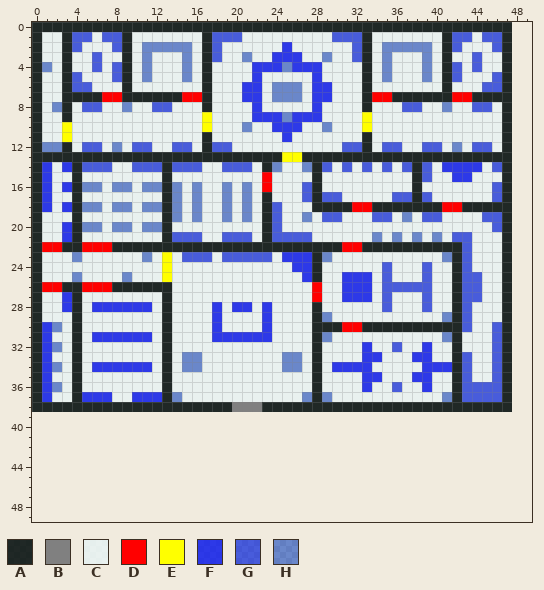
Two states of a pixel-art sprite, EvacuationSimulation/Assets/Resources/Maps/BiggerMap.png. Above, as it was before the edit.
The file is 48x39 pixels. The old version is drawn lined up with the new one, on the new canvas.
Palette (. is transparent): A #000000c9  B #808080  C #ffffffc9  D #ff0000  E #ffff00  F #0000ffb2  G #0000ff84  H #0000ff4a
And afterwards:
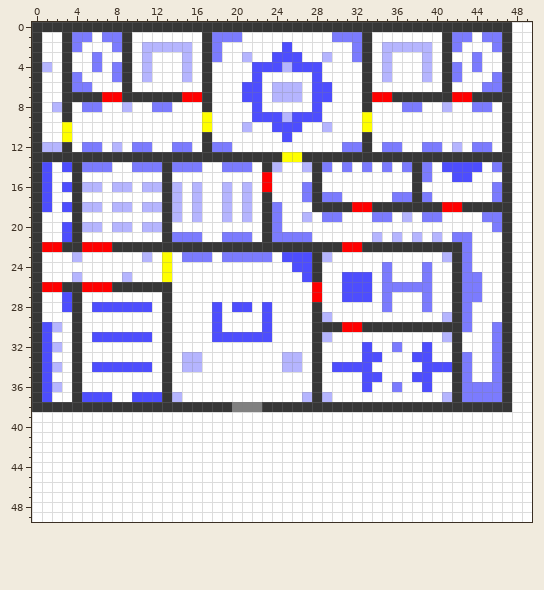
Message: Fixed error in reading colors, made the bigger map square
From old to new:
canvas 48x39 -> 50x50
@@ palette @@
-A #000000c9
+A #363636
-C #ffffffc9
+C #ffffff
-F #0000ffb2
+F #4d4dff
-G #0000ff84
+G #7b7bff
-H #0000ff4a
+H #b5b5ff
@@ x 0..49 @@
- 0 AAAAAAAAAAAAAAAAAAAAAAAAAAAAAAAAAAAAAAAAAAAAAAAA..
- 1 ACCAGGCGGACCCCCCCAGGGCCCCCCCCCGGGACCCCCCCAGGCGGA..
- 2 ACCAGCCCGACHHHHHCAGCCCCCCFCCCCCCGACHHHHHCAGCCCGA..
- 3 ACCACCGCCACHCCCHCAGCCHCCFFFCCHCCGACHCCCHCACCGCCA..
- 4 AHCACCGCGACHCCCHCACCCCFFFHFFFCCCCACHCCCHCAGCGCCA..
- 5 ACCAGCCCGACHCCCHCACCCCFCCCCCFCCCCACHCCCHCAGCCCGA..
- 6 ACCAGGCCCACCCCCCCACCCFFCHHHCFFCCCACCCCCCCACCCGGA..
- 7 ACCAAAADDAAAAAADDACCCFFCHHHCFFCCCADDAAAAAADDAAAA..
- 8 ACHACGGCCHCCGGCCCACCCCFCCCCCFCCCCACCCGGCCHCCGGCA..
- 9 ACCACCCCCCCCCCCCCECCCCFFFHFFFCCCCECCCCCCCCCCCCCA..
-10 ACCECCCCCCCCCCCCCECCCHCCFFFCCHCCCECCCCCCCCCCCCCA..
-11 ACCECCCCCCCCCCCCCACCCCCCCFCCCCCCCACCCCCCCCCCCCCA..
-12 AHHACGGCHCGGCCGGCAGGCCCCCCCCCCCGGACGGCCGGCHCGGCA..
-13 AAAAAAAAAAAAAAAAAAAAAAAAAEEAAAAAAAAAAAAAAAAAAAAA..
-14 AFCFAGGGCCGGGAGGGCCGGGCAHCCHAGCGCGCGCGAGCFFFFCGA..
-15 AFCCACCCCCCCCACCCCCCCCCDCCCCACCCCCCCCCAGCCFFCCCA..
-16 AFCFAHHCHHCHHAHCHCCHCHCDCCCGACCCCCCCCCACCCCCCCGA..
-17 AFCCACCCCCCCCAHCHCCHCHCACCCGAGGCCCCCGGAGCCCCCCGA..
-18 AFCFAHHCHHCHHAHCHCCHCHCAGCCCAAAADDAAAAAAADDAAAAA..
-19 ACCCACCCCCCCCAHCHCCHCHCAGCCHCGGCCCGGCHCGGCCCCGGA..
-20 ACCFAHHCHHCHHACCCCCCCCCAGCCCCCCCCCCCCCCCCCCCCCGA..
-21 ACCFACCCCCCCCAGGGCCGGGCAGGGGCCCCCCHCHCHCHCGGCCCA..
-22 ADDAADDDAAAAAAAAAAAAAAAAAAAAAAADDAAAAAAAAAAGCCCA..
-23 ACCCHCCCCCCHCECGGGCGGGGGCFFFAHCCCCCCCCCCCHAGCCCA..
-24 ACCCCCCCCCCCCECCCCCCCCCCCCFFACCCCCCGCCCGCCAGCCCA..
-25 ACCCHCCCCHCCCECCCCCCCCCCCCCFACCFFFCGCCCGCCAGGCCA..
-26 ADDAADDDAAAAAACCCCCCCCCCCCCCDCCFFFCGGGGGCCAGGCCA..
-27 ACCFACCCCCCCCACCCCCCCCCCCCCCDCCFFFCGCCCGCCAGGCCA..
-28 ACCFACFFFFFFCACCCCFCFFCFCCCCACCCCCCGCCCGCCAGCCCA..
-29 ACCCACCCCCCCCACCCCFCCCCFCCCCAHCCCCCCCCCCCHAGCCCA..
-30 AFHCACCCCCCCCACCCCFCCCCFCCCCAAADDAAAAAAAAAAGCCGA..
-31 AFCCACFFFFFFCACCCCFFFFFFCCCCAHCCCCCCCCCCCHACCCGA..
-32 AFHCACCCCCCCCACCCCCCCCCCCCCCACCCCFCCGCCFCCACCCGA..
-33 AFCCACCCCCCCCACHHCCCCCCCCHHCACCCCFFCCCFFCCAGCCGA..
-34 AFHCACFFFFFFCACHHCCCCCCCCHHCACFFFFCCCCCFFFAGCCGA..
-35 AFCCACCCCCCCCACCCCCCCCCCCCCCACCCCFFCCCFFCCAGCCGA..
-36 AFHCACCCCCCCCACCCCCCCCCCCCCCACCCCFCCGCCFCCAGGGGA..
-37 AFCCAFFFCCFFFAHCCCCCCCCCCCCHAHCCCCCCCCCCCHAGGGGA..
-38 AAAAAAAAAAAAAAAAAAAABBBAAAAAAAAAAAAAAAAAAAAAAAAA..
-39 ..................................................
-40 ..................................................
-41 ..................................................
-42 ..................................................
-43 ..................................................
-44 ..................................................
-45 ..................................................
-46 ..................................................
-47 ..................................................
-48 ..................................................
-49 ..................................................
+ 0 AAAAAAAAAAAAAAAAAAAAAAAAAAAAAAAAAAAAAAAAAAAAAAAACC
+ 1 ACCAGGCGGACCCCCCCAGGGCCCCCCCCCGGGACCCCCCCAGGCGGACC
+ 2 ACCAGCCCGACHHHHHCAGCCCCCCFCCCCCCGACHHHHHCAGCCCGACC
+ 3 ACCACCGCCACHCCCHCAGCCHCCFFFCCHCCGACHCCCHCACCGCCACC
+ 4 AHCACCGCGACHCCCHCACCCCFFFHFFFCCCCACHCCCHCAGCGCCACC
+ 5 ACCAGCCCGACHCCCHCACCCCFCCCCCFCCCCACHCCCHCAGCCCGACC
+ 6 ACCAGGCCCACCCCCCCACCCFFCHHHCFFCCCACCCCCCCACCCGGACC
+ 7 ACCAAAADDAAAAAADDACCCFFCHHHCFFCCCADDAAAAAADDAAAACC
+ 8 ACHACGGCCHCCGGCCCACCCCFCCCCCFCCCCACCCGGCCHCCGGCACC
+ 9 ACCACCCCCCCCCCCCCECCCCFFFHFFFCCCCECCCCCCCCCCCCCACC
+10 ACCECCCCCCCCCCCCCECCCHCCFFFCCHCCCECCCCCCCCCCCCCACC
+11 ACCECCCCCCCCCCCCCACCCCCCCFCCCCCCCACCCCCCCCCCCCCACC
+12 AHHACGGCHCGGCCGGCAGGCCCCCCCCCCCGGACGGCCGGCHCGGCACC
+13 AAAAAAAAAAAAAAAAAAAAAAAAAEEAAAAAAAAAAAAAAAAAAAAACC
+14 AFCFAGGGCCGGGAGGGCCGGGCAHCCHAGCGCGCGCGAGCFFFFCGACC
+15 AFCCACCCCCCCCACCCCCCCCCDCCCCACCCCCCCCCAGCCFFCCCACC
+16 AFCFAHHCHHCHHAHCHCCHCHCDCCCGACCCCCCCCCACCCCCCCGACC
+17 AFCCACCCCCCCCAHCHCCHCHCACCCGAGGCCCCCGGAGCCCCCCGACC
+18 AFCFAHHCHHCHHAHCHCCHCHCAGCCCAAAADDAAAAAAADDAAAAACC
+19 ACCCACCCCCCCCAHCHCCHCHCAGCCHCGGCCCGGCHCGGCCCCGGACC
+20 ACCFAHHCHHCHHACCCCCCCCCAGCCCCCCCCCCCCCCCCCCCCCGACC
+21 ACCFACCCCCCCCAGGGCCGGGCAGGGGCCCCCCHCHCHCHCGGCCCACC
+22 ADDAADDDAAAAAAAAAAAAAAAAAAAAAAADDAAAAAAAAAAGCCCACC
+23 ACCCHCCCCCCHCECGGGCGGGGGCFFFAHCCCCCCCCCCCHAGCCCACC
+24 ACCCCCCCCCCCCECCCCCCCCCCCCFFACCCCCCGCCCGCCAGCCCACC
+25 ACCCHCCCCHCCCECCCCCCCCCCCCCFACCFFFCGCCCGCCAGGCCACC
+26 ADDAADDDAAAAAACCCCCCCCCCCCCCDCCFFFCGGGGGCCAGGCCACC
+27 ACCFACCCCCCCCACCCCCCCCCCCCCCDCCFFFCGCCCGCCAGGCCACC
+28 ACCFACFFFFFFCACCCCFCFFCFCCCCACCCCCCGCCCGCCAGCCCACC
+29 ACCCACCCCCCCCACCCCFCCCCFCCCCAHCCCCCCCCCCCHAGCCCACC
+30 AFHCACCCCCCCCACCCCFCCCCFCCCCAAADDAAAAAAAAAAGCCGACC
+31 AFCCACFFFFFFCACCCCFFFFFFCCCCAHCCCCCCCCCCCHACCCGACC
+32 AFHCACCCCCCCCACCCCCCCCCCCCCCACCCCFCCGCCFCCACCCGACC
+33 AFCCACCCCCCCCACHHCCCCCCCCHHCACCCCFFCCCFFCCAGCCGACC
+34 AFHCACFFFFFFCACHHCCCCCCCCHHCACFFFFCCCCCFFFAGCCGACC
+35 AFCCACCCCCCCCACCCCCCCCCCCCCCACCCCFFCCCFFCCAGCCGACC
+36 AFHCACCCCCCCCACCCCCCCCCCCCCCACCCCFCCGCCFCCAGGGGACC
+37 AFCCAFFFCCFFFAHCCCCCCCCCCCCHAHCCCCCCCCCCCHAGGGGACC
+38 AAAAAAAAAAAAAAAAAAAABBBAAAAAAAAAAAAAAAAAAAAAAAAACC
+39 CCCCCCCCCCCCCCCCCCCCCCCCCCCCCCCCCCCCCCCCCCCCCCCCCC
+40 CCCCCCCCCCCCCCCCCCCCCCCCCCCCCCCCCCCCCCCCCCCCCCCCCC
+41 CCCCCCCCCCCCCCCCCCCCCCCCCCCCCCCCCCCCCCCCCCCCCCCCCC
+42 CCCCCCCCCCCCCCCCCCCCCCCCCCCCCCCCCCCCCCCCCCCCCCCCCC
+43 CCCCCCCCCCCCCCCCCCCCCCCCCCCCCCCCCCCCCCCCCCCCCCCCCC
+44 CCCCCCCCCCCCCCCCCCCCCCCCCCCCCCCCCCCCCCCCCCCCCCCCCC
+45 CCCCCCCCCCCCCCCCCCCCCCCCCCCCCCCCCCCCCCCCCCCCCCCCCC
+46 CCCCCCCCCCCCCCCCCCCCCCCCCCCCCCCCCCCCCCCCCCCCCCCCCC
+47 CCCCCCCCCCCCCCCCCCCCCCCCCCCCCCCCCCCCCCCCCCCCCCCCCC
+48 CCCCCCCCCCCCCCCCCCCCCCCCCCCCCCCCCCCCCCCCCCCCCCCCCC
+49 CCCCCCCCCCCCCCCCCCCCCCCCCCCCCCCCCCCCCCCCCCCCCCCCCC
Where, in picture pixels (left, top, right, bottom), the same in both pictures:
changed: (32, 22, 532, 522)
